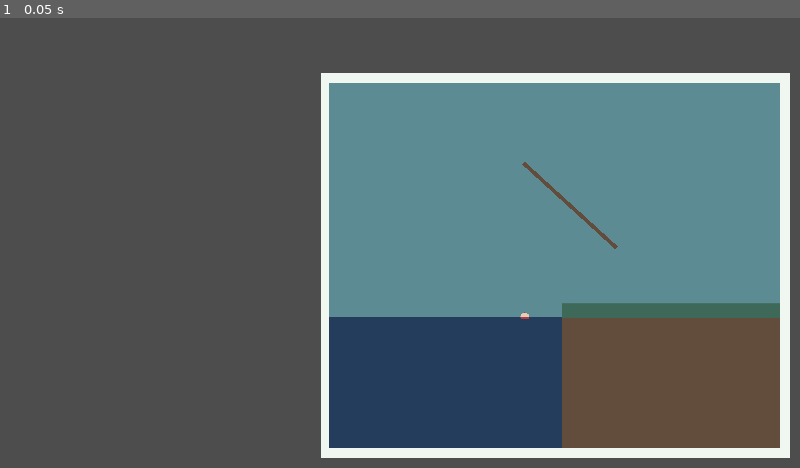
Above: before the commit, frame 1.
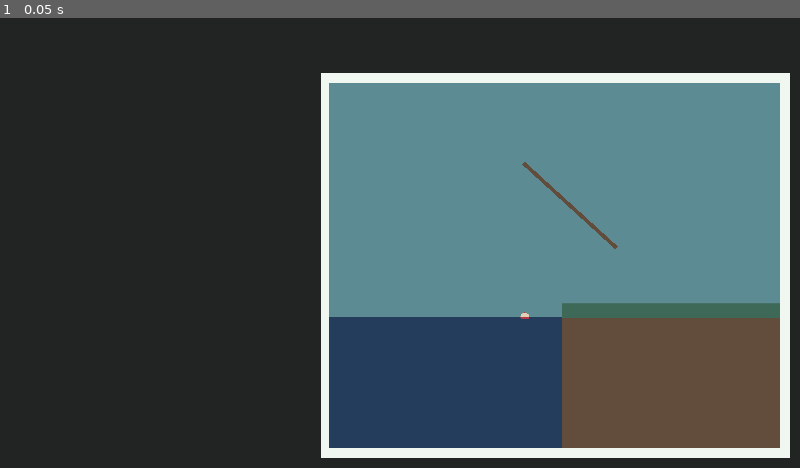
Above: after the commit, the same moment.

Repository: tom-schultz/game-mechanic-database
Game: Godot game, scene res://Scenes/bobber_fishing.tscn
Same seed, same stepped clock (60 frames per second), same inputs: the game is played once before the commit and once after it.
Inputs:
- Up to frame 1 (0.05 s): no input

The runs differ from the first frame. In frame 1, 50% of the frame differs, in the area x 0-100%, y 0-100%.

Commit message:
Updating background!

Diff:
--- a/project.godot
+++ b/project.godot
@@ -27,4 +27,5 @@
 
 [rendering]
 
+environment/defaults/default_clear_color=Color(0.133333, 0.137255, 0.137255, 1)
 anti_aliasing/quality/msaa_2d=3
